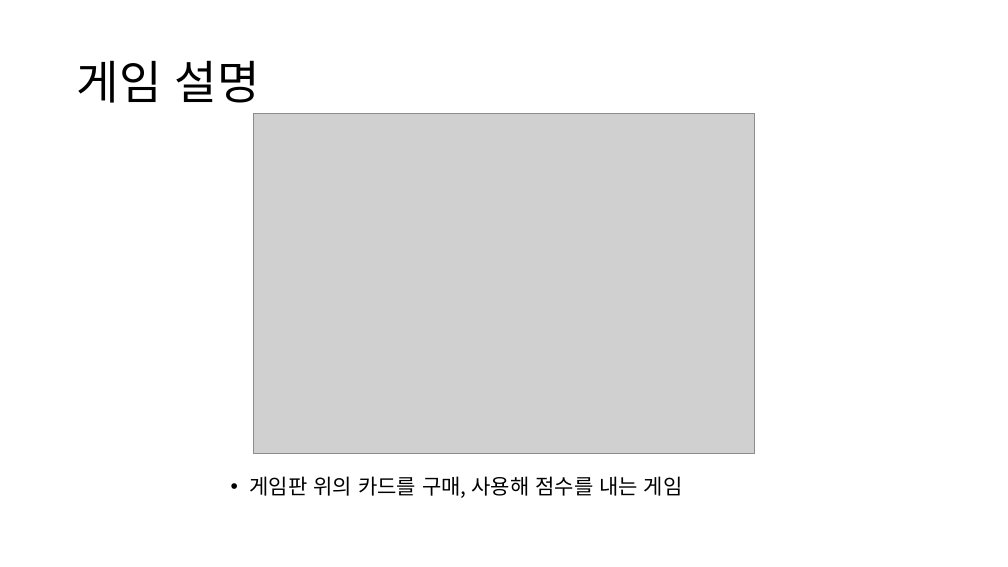
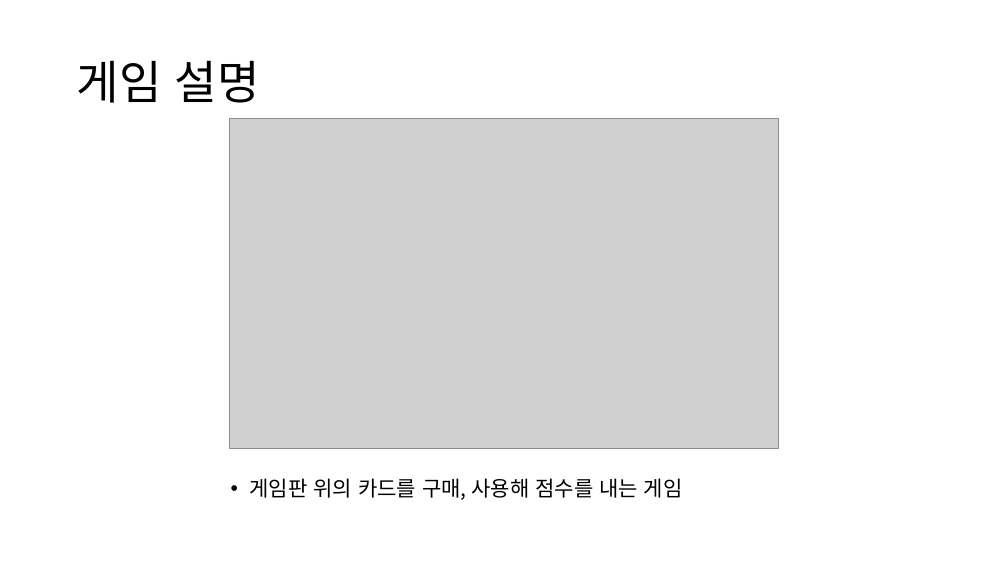
Before and after one commit to bkhj17/Dominion, a slide deck: slide 3 of WINAPI/Textures/Dominion/배한진 WINAPI 기획서 - 도미니온.pptx. Drawn at 1008x567 pixels with LibreOffice and Linux fonts; fonts in the diff are those of the drawing; grey boxes stand for pictures. Boxes give left, top, right and bottom in pixels: in the first picture for what was removed or moved away, otherwise in the second. Text is boxed around its words. In the diff, an @@ line names an element or a change of style, - is before the commit and + after.

```diff
--- a/WINAPI/Textures/Dominion/배한진 WINAPI 기획서 - 도미니온.pptx
+++ b/WINAPI/Textures/Dominion/배한진 WINAPI 기획서 - 도미니온.pptx
@@ picture: place and size @@
-picture at bbox=[253, 113, 755, 454]
+picture at bbox=[230, 118, 779, 448]
@@ text "게임판 위의 카드를 구매, 사용해 ..." at bbox=[250, 478, 683, 500]: line spacing 0.8 to 0.9 @@
```
Also in this commit, not shown: 4 other slides changed, 1 slide added, 15 other files.
